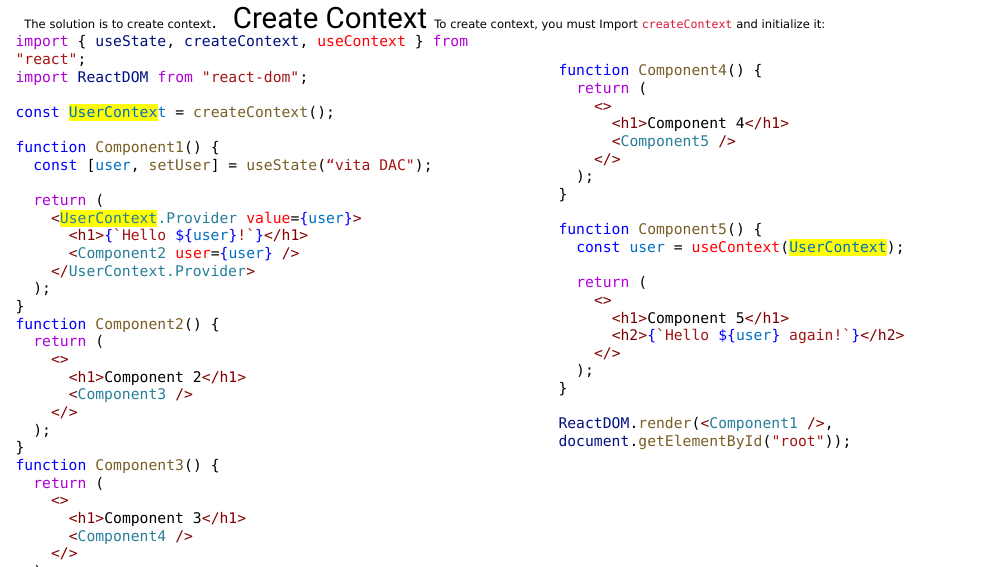
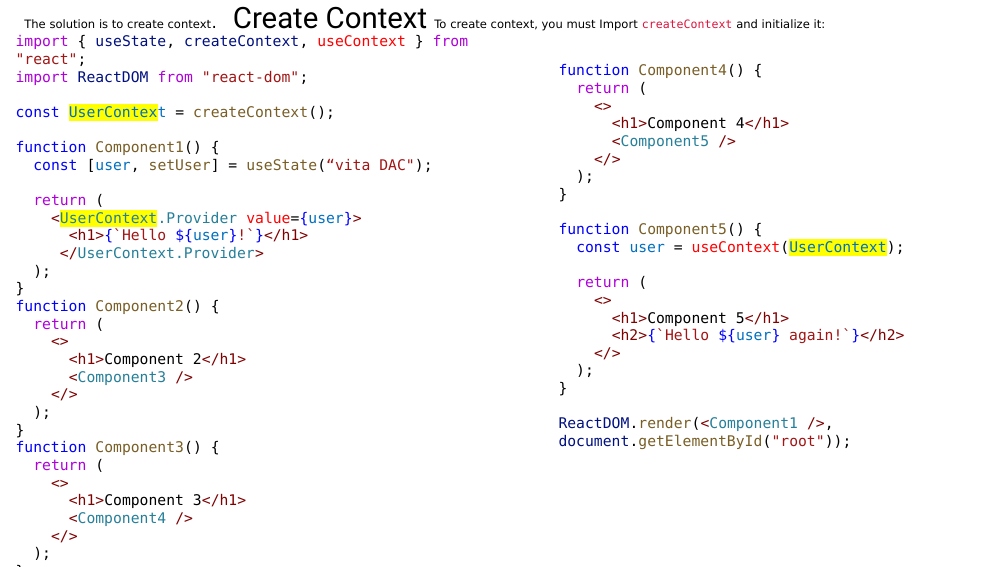
Before and after one commit to Prabhatsir31/PG-DAC, a slide deck: slide 2 of Web_Development_Technology/Class_Notes/React/React Day-5/09useRefHooks.pptx. Drawn at 1008x567 pixels with LibreOffice and Linux fonts; fonts in the diff are those of the drawing. Boxes give left, top, right and bottom in pixels: in the first picture for what was removed or moved away, otherwise in the second. Text is boxed around its words. In the diff, an @@ line names an element or a change of style, - is before the commit and + after.

```diff
--- a/Web_Development_Technology/Class_Notes/React/React Day-5/09useRefHooks.pptx
+++ b/Web_Development_Technology/Class_Notes/React/React Day-5/09useRefHooks.pptx
@@ text at [69,247,273,261]: paragraph removed @@
-<Component2 user={user} />
```
Also in this commit, not shown: 1 other slide changed, 1 slide added, 1 other file.
